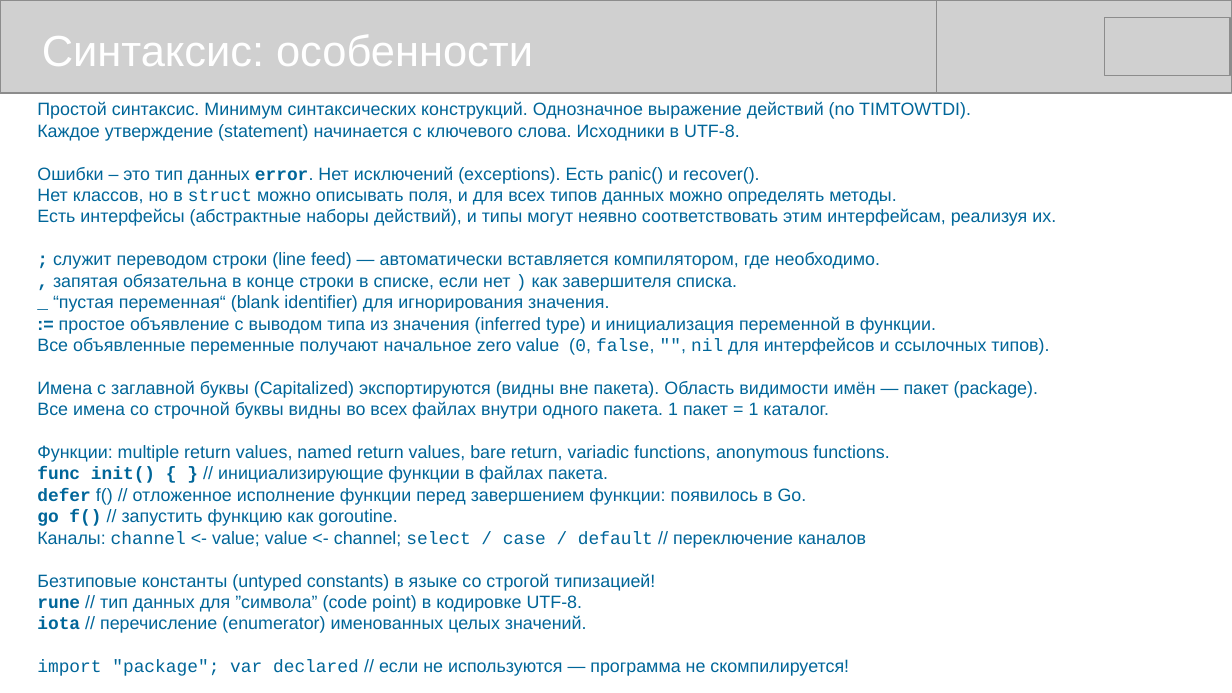
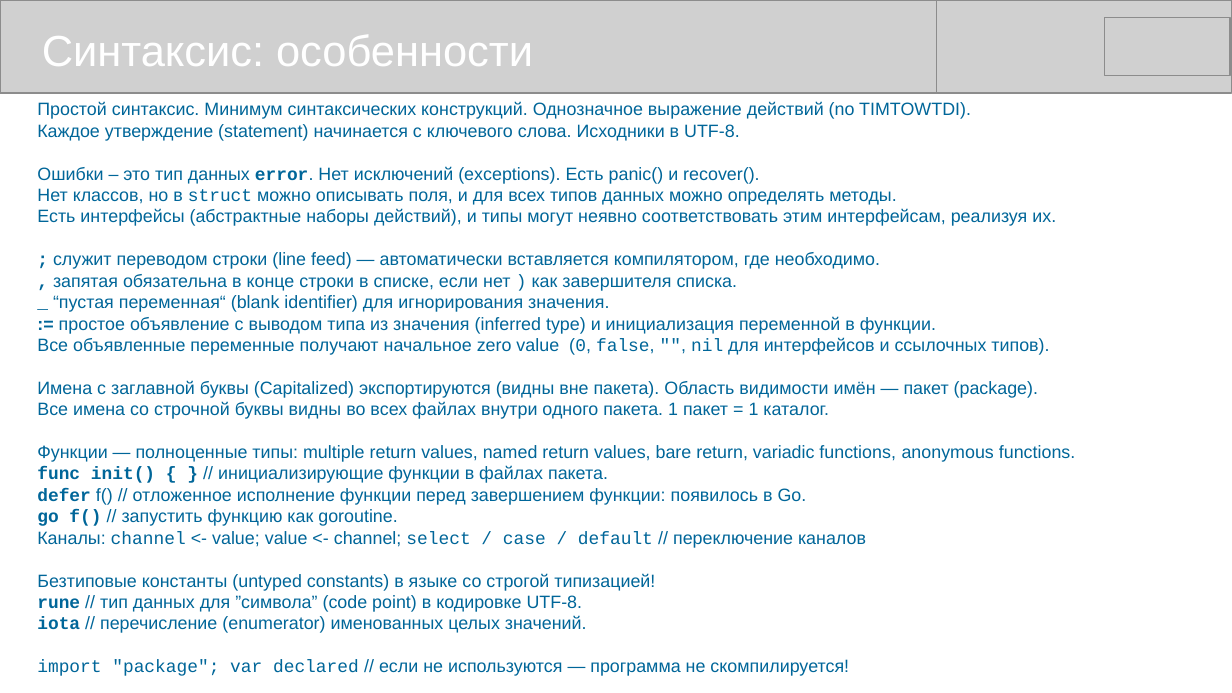
Before and after one commit to mike-shock/Go_language, a slide deck: slide 13 of Go_Review.odp (slide 14 before the commit). Drawn at 1232x693 pixels with LibreOffice and Linux fonts; fonts in the diff are those of the drawing; grey boxes stand for pictures. Boxes give left, top, right and bottom in pixels: in the first picture for what was removed or moved away, otherwise in the second. Text is boxed around its words. In the diff, an @@ line names an element or a change of style, - is before the commit and + after.

```diff
--- a/Go_Review.odp
+++ b/Go_Review.odp
@@ text at [37,445,1075,462]: text changed @@
-Функции: multiple return values, named return values, bare return, variadic functions, anonymous functions.
+Функции — полноценные типы: multiple return values, named return values, bare return, variadic functions, anonymous functions.
```
Also in this commit, not shown: 11 other slides changed, 4 slides removed, 1 other file.
